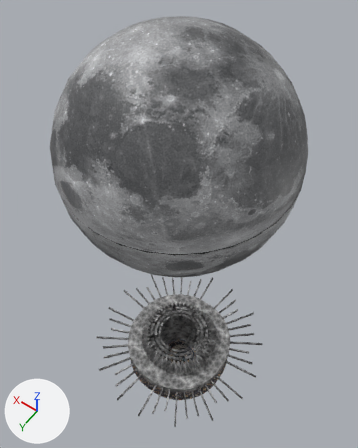
Before and after pictures for a commit that changed the Blender file Assets/MOON TEMPLE.blend.
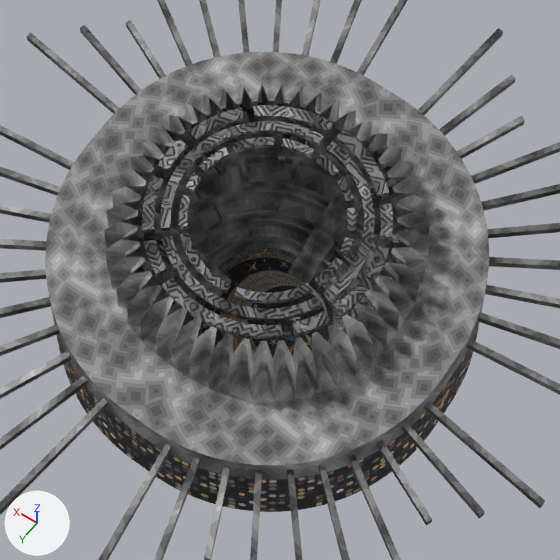
There are two pictures of each version: one whole from a 50 mm camera at (-84.0, 118.0, 339.0) aimed at (11.0, -16.0, 128.0), one close up on the part from 33% to 69% of the width and 63% to 92% of the height. The axes (+X, +Y, +Z) are drawn at lower left. The lights are the same throughout.

In view in the first close-up: 'Ring 1', 'Ring 2', 'Ring 3', 'Temple', 'Temple Floor', 'Temple Walls'.
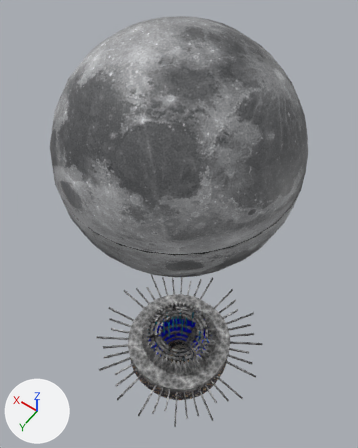
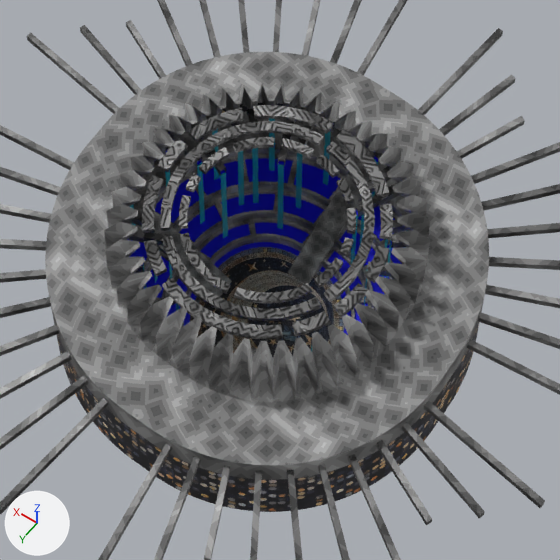
What differs and where, as boxes (x1, y1, x2, y2) in the close-ups (560 x 560 px):
'Water', shown (blue)
    after: (129, 118, 409, 351)

What changed in the scene script:
```text
Change ob_water:
    remove ob_water.hide_set(True)
```
